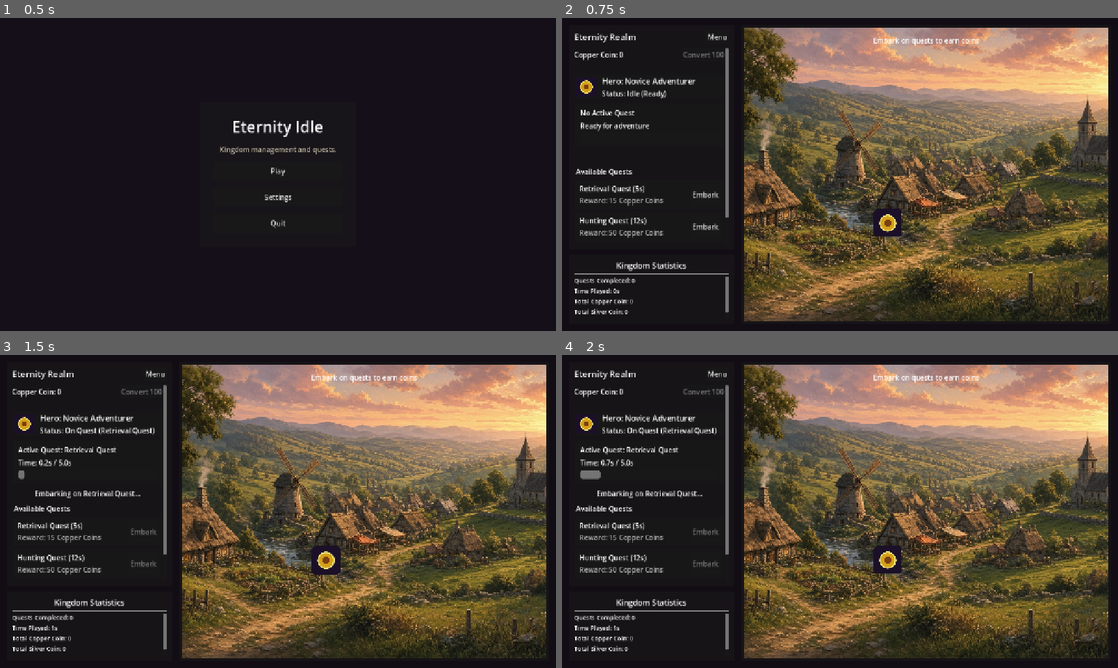
Above: before the commit, frames 1-4 (two rows, left to right).
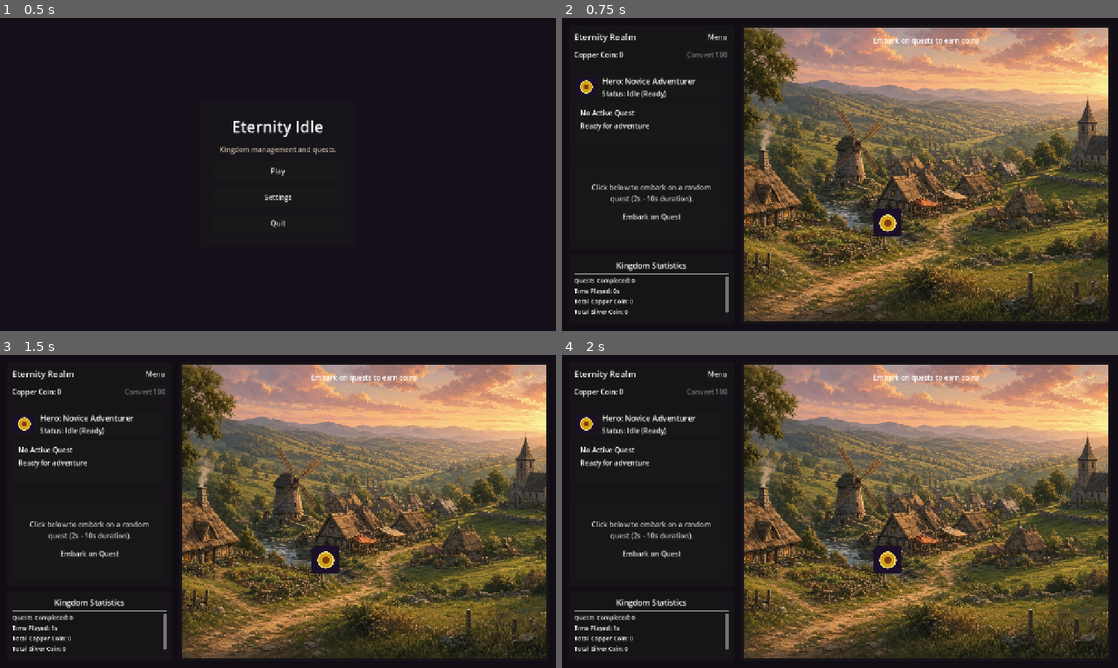
Above: after the commit, the same moments.

Repository: Aranha246/eternity-idle
Game: Godot game, scene res://scenes/main_menu.tscn
Same seed, same stepped clock (60 frames per second), same inputs: the game is played once before the commit and once after it.
Inputs (mouse positions are in pixels of both pictures, inside the frame that each line leads up to):
- Up to frame 1 (0.5 s): no input
- Up to frame 2 (0.75 s): click "Play" at 0.5 s
- Up to frame 3 (1.5 s): click (144, 530) at 1.25 s, where only the run before the commit has a clickable "Embark"
- Up to frame 4 (2 s): no input

Frame 1 is identical in both runs. In frame 2, 1.6% of the frame differs, in the area x 2-30%, y 9-71%; in frame 3, 2.5%; in frame 4, 2.5%.

Commit message:
Refactor: Implement random quest generator (2s-10s duration, scaling rewards) and clean UI embark button

Diff:
--- a/scenes/quest_panel.gd
+++ b/scenes/quest_panel.gd
@@ -8,10 +8,9 @@
 @onready var timer_label: Label = %TimerLabel
 @onready var progress_bar: ProgressBar = %QuestProgressBar
 @onready var status_message_label: Label = %StatusMessageLabel
+@onready var quest_desc_label: Label = %QuestDescLabel
 
-@onready var retrieval_button: Button = %RetrievalButton
-@onready var hunting_button: Button = %HuntingButton
-@onready var dungeon_button: Button = %DungeonButton
+@onready var embark_button: Button = %EmbarkButton
 
 
 func _ready() -> void:
@@ -19,21 +18,19 @@
 	GameManager.quest_completed.connect(_on_quest_completed)
 	GameManager.quest_started.connect(_on_quest_started)
 
-	retrieval_button.pressed.connect(_on_start_quest_pressed.bind("retrieval"))
-	hunting_button.pressed.connect(_on_start_quest_pressed.bind("hunting"))
-	dungeon_button.pressed.connect(_on_start_quest_pressed.bind("dungeon"))
+	embark_button.pressed.connect(_on_embark_pressed)
 
 	_update_ui_state()
 
 
-func _on_start_quest_pressed(quest_type: String) -> void:
-	if GameManager.start_quest(quest_type):
-		status_message_label.text = "Embarking on %s..." % _get_quest_name(quest_type)
+func _on_embark_pressed() -> void:
+	if GameManager.start_quest():
+		status_message_label.text = "Embarking on a new quest..."
 		_update_ui_state()
 
 
 func _on_quest_started(quest_type: String) -> void:
-	status_message_label.text = "Quest started: %s" % _get_quest_name(quest_type)
+	status_message_label.text = "Quest started: %s" % quest_type
 	_update_ui_state()
 
 
@@ -55,27 +52,23 @@
 
 
 func _update_ui_state() -> void:
-	var is_active := GameManager.is_quest_active
-	retrieval_button.disabled = is_active
-	hunting_button.disabled = is_active
-	dungeon_button.disabled = is_active
+	var is_active: bool = GameManager.is_quest_active
+	embark_button.disabled = is_active
 
 	if is_active:
 		var q_info: Dictionary = GameManager.get_quest_definition(GameManager.current_quest_type)
-		var quest_name: String = str(q_info.get("name", GameManager.current_quest_type.capitalize()))
+		var quest_name: String = str(q_info.get("name", "Quest"))
+		var quest_desc: String = str(q_info.get("description", ""))
 		hero_status_label.text = "Status: On Quest (%s)" % quest_name
 		active_quest_label.text = "Active Quest: %s" % quest_name
+		quest_desc_label.text = quest_desc
 	else:
 		hero_status_label.text = "Status: Idle (Ready)"
 		active_quest_label.text = "No Active Quest"
+		quest_desc_label.text = "Click below to embark on a random quest (2s - 10s duration)."
 		if not GameManager.is_quest_active:
 			progress_bar.value = 0.0
 			timer_label.text = "Ready for adventure"
-
-
-func _get_quest_name(quest_type: String) -> String:
-	var info: Dictionary = GameManager.get_quest_definition(quest_type)
-	return str(info.get("name", quest_type.capitalize()))
 
 
 func _format_amount(amount: float) -> String:
--- a/scenes/quest_panel.tscn
+++ b/scenes/quest_panel.tscn
@@ -87,112 +87,33 @@
 horizontal_alignment = 1
 autowrap_mode = 2
 
-[node name="AvailableQuestsSection" type="VBoxContainer" parent="VBoxContainer"]
+[node name="ActionSection" type="PanelContainer" parent="VBoxContainer"]
 layout_mode = 2
 size_flags_vertical = 3
+
+[node name="Margin" type="MarginContainer" parent="VBoxContainer/ActionSection"]
+layout_mode = 2
+theme_override_constants/margin_left = 12
+theme_override_constants/margin_top = 12
+theme_override_constants/margin_right = 12
+theme_override_constants/margin_bottom = 12
+
+[node name="VBox" type="VBoxContainer" parent="VBoxContainer/ActionSection/Margin"]
+layout_mode = 2
 theme_override_constants/separation = 8
+alignment = 1
 
-[node name="QuestsHeader" type="Label" parent="VBoxContainer/AvailableQuestsSection"]
+[node name="QuestDescLabel" type="Label" parent="VBoxContainer/ActionSection/Margin/VBox"]
+unique_name_in_owner = true
+layout_mode = 2
+theme_override_colors/font_color = Color(0.8, 0.8, 0.8, 1)
+text = "Click below to embark on a random quest (2s - 10s duration)."
+horizontal_alignment = 1
+autowrap_mode = 2
+
+[node name="EmbarkButton" type="Button" parent="VBoxContainer/ActionSection/Margin/VBox"]
+unique_name_in_owner = true
+custom_minimum_size = Vector2(0, 44)
 layout_mode = 2
 theme_override_font_sizes/font_size = 16
-text = "Available Quests"
-
-[node name="QuestsVBox" type="VBoxContainer" parent="VBoxContainer/AvailableQuestsSection"]
-layout_mode = 2
-theme_override_constants/separation = 8
-
-[node name="RetrievalQuestRow" type="PanelContainer" parent="VBoxContainer/AvailableQuestsSection/QuestsVBox"]
-layout_mode = 2
-
-[node name="Margin" type="MarginContainer" parent="VBoxContainer/AvailableQuestsSection/QuestsVBox/RetrievalQuestRow"]
-layout_mode = 2
-theme_override_constants/margin_left = 8
-theme_override_constants/margin_top = 8
-theme_override_constants/margin_right = 8
-theme_override_constants/margin_bottom = 8
-
-[node name="HBox" type="HBoxContainer" parent="VBoxContainer/AvailableQuestsSection/QuestsVBox/RetrievalQuestRow/Margin"]
-layout_mode = 2
-theme_override_constants/separation = 8
-
-[node name="VBox" type="VBoxContainer" parent="VBoxContainer/AvailableQuestsSection/QuestsVBox/RetrievalQuestRow/Margin/HBox"]
-layout_mode = 2
-size_flags_horizontal = 3
-
-[node name="Title" type="Label" parent="VBoxContainer/AvailableQuestsSection/QuestsVBox/RetrievalQuestRow/Margin/HBox/VBox"]
-layout_mode = 2
-text = "Retrieval Quest (5s)"
-
-[node name="Desc" type="Label" parent="VBoxContainer/AvailableQuestsSection/QuestsVBox/RetrievalQuestRow/Margin/HBox/VBox"]
-layout_mode = 2
-theme_override_colors/font_color = Color(0.7, 0.7, 0.7, 1)
-text = "Reward: 15 Copper Coins"
-
-[node name="RetrievalButton" type="Button" parent="VBoxContainer/AvailableQuestsSection/QuestsVBox/RetrievalQuestRow/Margin/HBox"]
-unique_name_in_owner = true
-layout_mode = 2
-text = "Embark"
-
-[node name="HuntingQuestRow" type="PanelContainer" parent="VBoxContainer/AvailableQuestsSection/QuestsVBox"]
-layout_mode = 2
-
-[node name="Margin" type="MarginContainer" parent="VBoxContainer/AvailableQuestsSection/QuestsVBox/HuntingQuestRow"]
-layout_mode = 2
-theme_override_constants/margin_left = 8
-theme_override_constants/margin_top = 8
-theme_override_constants/margin_right = 8
-theme_override_constants/margin_bottom = 8
-
-[node name="HBox" type="HBoxContainer" parent="VBoxContainer/AvailableQuestsSection/QuestsVBox/HuntingQuestRow/Margin"]
-layout_mode = 2
-theme_override_constants/separation = 8
-
-[node name="VBox" type="VBoxContainer" parent="VBoxContainer/AvailableQuestsSection/QuestsVBox/HuntingQuestRow/Margin/HBox"]
-layout_mode = 2
-size_flags_horizontal = 3
-
-[node name="Title" type="Label" parent="VBoxContainer/AvailableQuestsSection/QuestsVBox/HuntingQuestRow/Margin/HBox/VBox"]
-layout_mode = 2
-text = "Hunting Quest (12s)"
-
-[node name="Desc" type="Label" parent="VBoxContainer/AvailableQuestsSection/QuestsVBox/HuntingQuestRow/Margin/HBox/VBox"]
-layout_mode = 2
-theme_override_colors/font_color = Color(0.7, 0.7, 0.7, 1)
-text = "Reward: 50 Copper Coins"
-
-[node name="HuntingButton" type="Button" parent="VBoxContainer/AvailableQuestsSection/QuestsVBox/HuntingQuestRow/Margin/HBox"]
-unique_name_in_owner = true
-layout_mode = 2
-text = "Embark"
-
-[node name="DungeonQuestRow" type="PanelContainer" parent="VBoxContainer/AvailableQuestsSection/QuestsVBox"]
-layout_mode = 2
-
-[node name="Margin" type="MarginContainer" parent="VBoxContainer/AvailableQuestsSection/QuestsVBox/DungeonQuestRow"]
-layout_mode = 2
-theme_override_constants/margin_left = 8
-theme_override_constants/margin_top = 8
-theme_override_constants/margin_right = 8
-theme_override_constants/margin_bottom = 8
-
-[node name="HBox" type="HBoxContainer" parent="VBoxContainer/AvailableQuestsSection/QuestsVBox/DungeonQuestRow/Margin"]
-layout_mode = 2
-theme_override_constants/separation = 8
-
-[node name="VBox" type="VBoxContainer" parent="VBoxContainer/AvailableQuestsSection/QuestsVBox/DungeonQuestRow/Margin/HBox"]
-layout_mode = 2
-size_flags_horizontal = 3
-
-[node name="Title" type="Label" parent="VBoxContainer/AvailableQuestsSection/QuestsVBox/DungeonQuestRow/Margin/HBox/VBox"]
-layout_mode = 2
-text = "Dungeon Delve (25s)"
-
-[node name="Desc" type="Label" parent="VBoxContainer/AvailableQuestsSection/QuestsVBox/DungeonQuestRow/Margin/HBox/VBox"]
-layout_mode = 2
-theme_override_colors/font_color = Color(0.7, 0.7, 0.7, 1)
-text = "Reward: 1 Silver Coin"
-
-[node name="DungeonButton" type="Button" parent="VBoxContainer/AvailableQuestsSection/QuestsVBox/DungeonQuestRow/Margin/HBox"]
-unique_name_in_owner = true
-layout_mode = 2
-text = "Embark"
+text = "Embark on Quest"
--- a/scripts/game_manager.gd
+++ b/scripts/game_manager.gd
@@ -23,32 +23,35 @@
 const TIER_COUNT: int = 11
 const CONVERSION_RATE: float = 100.0
 
-const QUEST_TYPES: Dictionary = {
-	"retrieval": {
-		"id": "retrieval",
-		"name": "Retrieval Quest",
-		"description": "Scout the outskirts to recover lost supplies.",
-		"duration": 5.0,
-		"reward_tier": 0,
-		"reward_amount": 15.0,
-	},
-	"hunting": {
-		"id": "hunting",
-		"name": "Hunting Quest",
-		"description": "Hunt wild beasts threatening the perimeter.",
-		"duration": 12.0,
-		"reward_tier": 0,
-		"reward_amount": 50.0,
-	},
-	"dungeon": {
-		"id": "dungeon",
-		"name": "Dungeon Delve",
-		"description": "Delve into ancient crypts for precious treasure.",
-		"duration": 25.0,
-		"reward_tier": 1,
-		"reward_amount": 1.0,
-	},
-}
+const QUEST_POOL: Array[Dictionary] = [
+	{
+		"name": "Scout Perimeter",
+		"description": "Patrol the surrounding woods for minor threats.",
+		"reward_tier": 0
+	},
+	{
+		"name": "Clear Goblin Camp",
+		"description": "Drive away goblin raiders harassing merchants.",
+		"reward_tier": 0
+	},
+	{
+		"name": "Escort Caravan",
+		"description": "Protect a trade wagon traveling to the neighboring town.",
+		"reward_tier": 0
+	},
+	{
+		"name": "Explore Ancient Ruins",
+		"description": "Search forgotten stone ruins for ancient artifacts.",
+		"reward_tier": 1
+	},
+	{
+		"name": "Slay Hill Giant",
+		"description": "Confront a dangerous giant causing tremors in the hills.",
+		"reward_tier": 1
+	}
+]
+
+var active_quest_info: Dictionary = {}
 
 ## Maps currency index (0 to 10) to the current float balance.
 var currencies: Dictionary = {}
@@ -174,28 +177,41 @@
 # Quest System Methods
 # ---------------------------------------------------------
 
-func get_quest_definition(quest_type: String) -> Dictionary:
-	var lower_key := quest_type.strip_edges().to_lower()
-	if QUEST_TYPES.has(lower_key):
-		return QUEST_TYPES[lower_key]
-	for key in QUEST_TYPES:
-		var q: Dictionary = QUEST_TYPES[key]
-		if q.get("name", "").to_lower() == lower_key or q.get("id", "").to_lower() == lower_key:
-			return q
+func get_quest_definition(quest_type: String = "") -> Dictionary:
+	if not active_quest_info.is_empty():
+		return active_quest_info
 	return {}
 
 
-func start_quest(quest_type: String) -> bool:
+func start_quest(quest_type: String = "") -> bool:
 	if is_quest_active:
 		return false
-	var quest_info := get_quest_definition(quest_type)
-	if quest_info.is_empty():
-		push_warning("start_quest: Unknown quest type '%s'" % quest_type)
-		return false
+
 	is_quest_active = true
-	current_quest_type = str(quest_info.get("id", quest_type))
-	quest_duration = float(quest_info.get("duration", 5.0))
 	quest_timer = 0.0
+
+	# Random duration between 2.0 and 10.0 seconds
+	quest_duration = randf_range(2.0, 10.0)
+
+	# Select random quest template
+	var template: Dictionary = QUEST_POOL[randi() % QUEST_POOL.size()]
+
+	# Reward scales with duration (e.g. 5 coins per sec for copper, or 1 silver per 4 sec)
+	var reward_tier: int = int(template.get("reward_tier", 0))
+	var base_reward: float = round(quest_duration * 5.0)
+	if reward_tier > 0:
+		base_reward = maxf(1.0, round(quest_duration / 4.0))
+
+	active_quest_info = {
+		"id": "random_quest",
+		"name": template.get("name", "Random Quest"),
+		"description": template.get("description", "A random adventure."),
+		"duration": quest_duration,
+		"reward_tier": reward_tier,
+		"reward_amount": base_reward
+	}
+
+	current_quest_type = str(active_quest_info.get("name", "Quest"))
 	quest_started.emit(current_quest_type)
 	quest_progress_updated.emit(quest_timer, quest_duration)
 	return true
@@ -216,9 +232,8 @@
 func complete_quest() -> void:
 	if not is_quest_active:
 		return
-	var quest_info := get_quest_definition(current_quest_type)
-	var reward_amount: float = float(quest_info.get("reward_amount", 10.0))
-	var reward_tier: int = int(quest_info.get("reward_tier", 0))
+	var reward_amount: float = float(active_quest_info.get("reward_amount", 10.0))
+	var reward_tier: int = int(active_quest_info.get("reward_tier", 0))
 
 	is_quest_active = false
 	current_quest_type = ""
@@ -228,6 +243,7 @@
 
 	add_currency(reward_tier, reward_amount)
 	quest_completed.emit(reward_amount)
+	active_quest_info = {}
 
 
 func cancel_quest() -> void:
Binary file added: assets/hero.png
